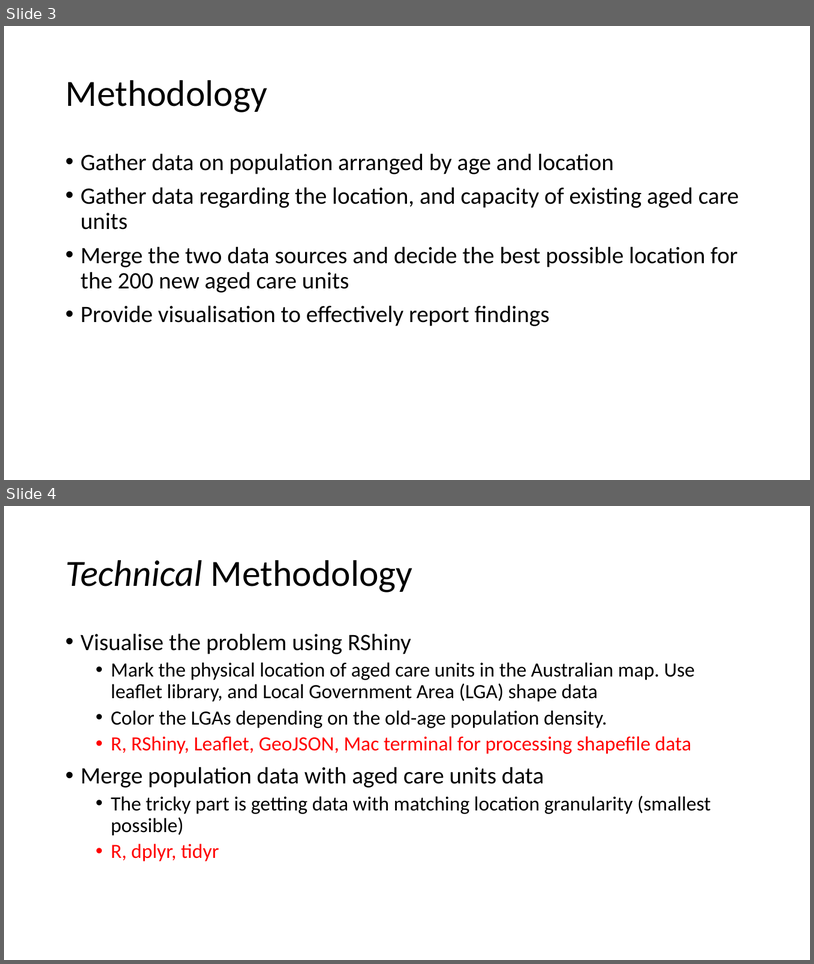
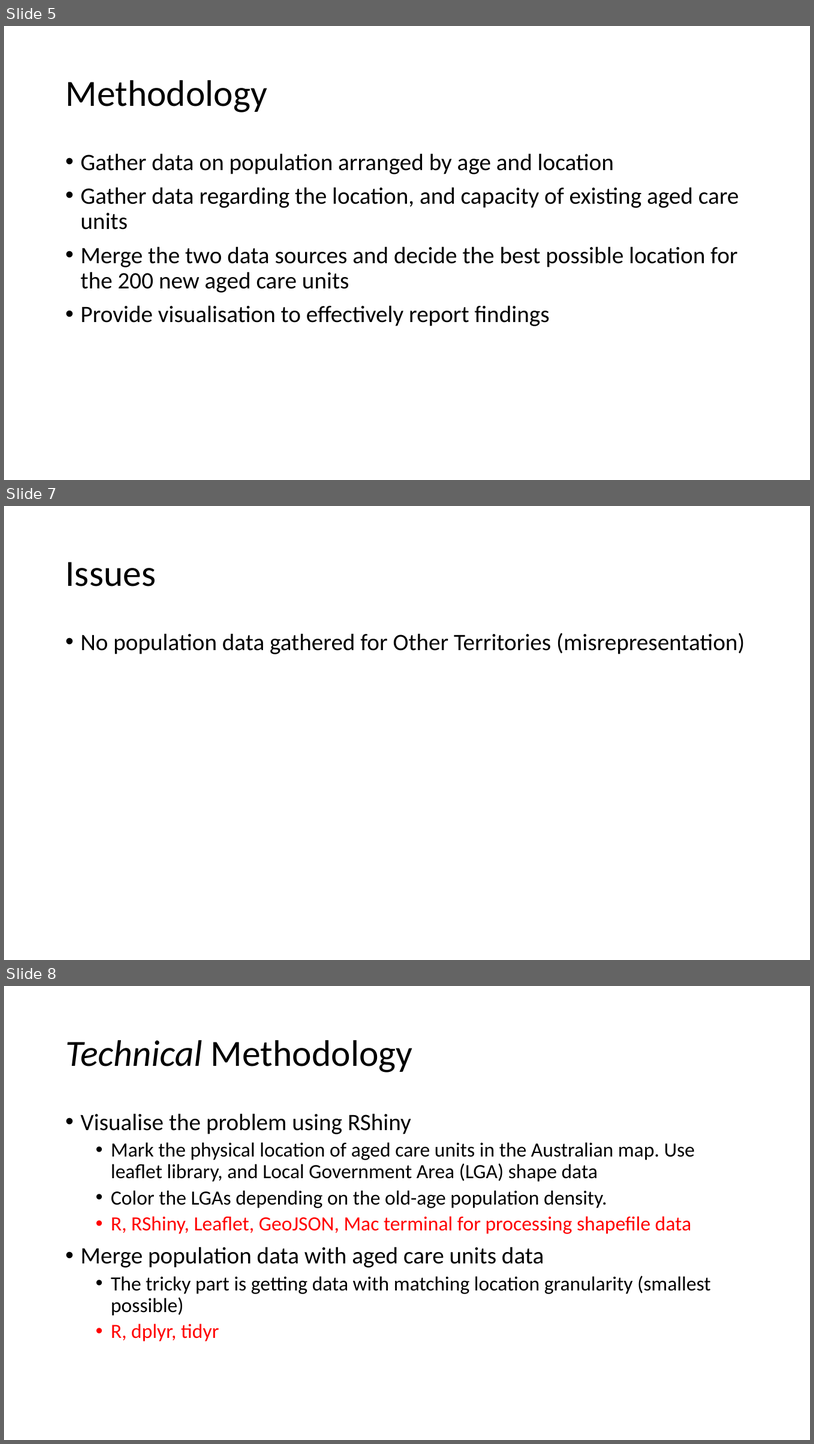
Before and after one commit to vdencarnacion/probset, a slide deck: final_presentation.pptx. Shown one above the other, each under a label of ours: slides 3 and 4 before the commit, slides 5, 7 and 8 after it; the slides between them are not shown. The pictures are 814x964 and 814x1444 pixels, drawn with LibreOffice and Linux fonts; fonts in the diff are those of the drawing. Boxes give left, top, right and bottom in pixels: in the first picture for what was removed or moved away, otherwise in the second. Text is boxed around its words. In the diff, an @@ line names an element or a change of style, - is before the commit and + after.

```diff
--- a/final_presentation.pptx
+++ b/final_presentation.pptx
@@ slide 7 added at bbox=[4, 506, 810, 960], background #FFFFFF @@
@@ title added at bbox=[65, 562, 156, 586], 44 pt, text #000000 @@
+Issues
@@ text added at bbox=[81, 633, 745, 654], 28 pt, text #000000 @@
+• No population data gathered for Other Territories (misrepresentation)
@@ what was slide 3 is now slide 5 @@
@@ what was slide 4 is now slide 8 @@
```
Also in this commit, not shown: 1 slide changed, 6 other slides added, 2 slides removed, 2 other files.
